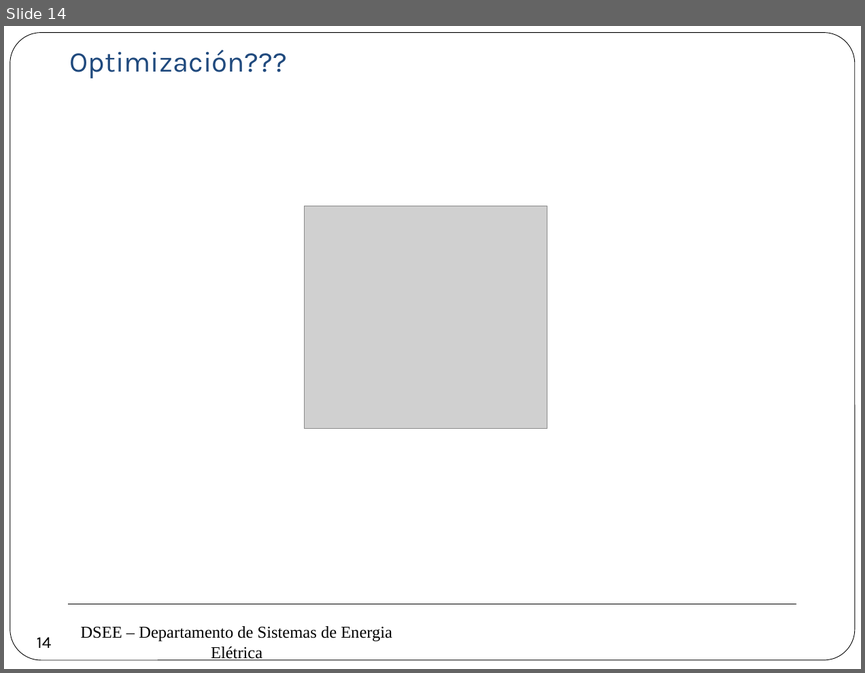
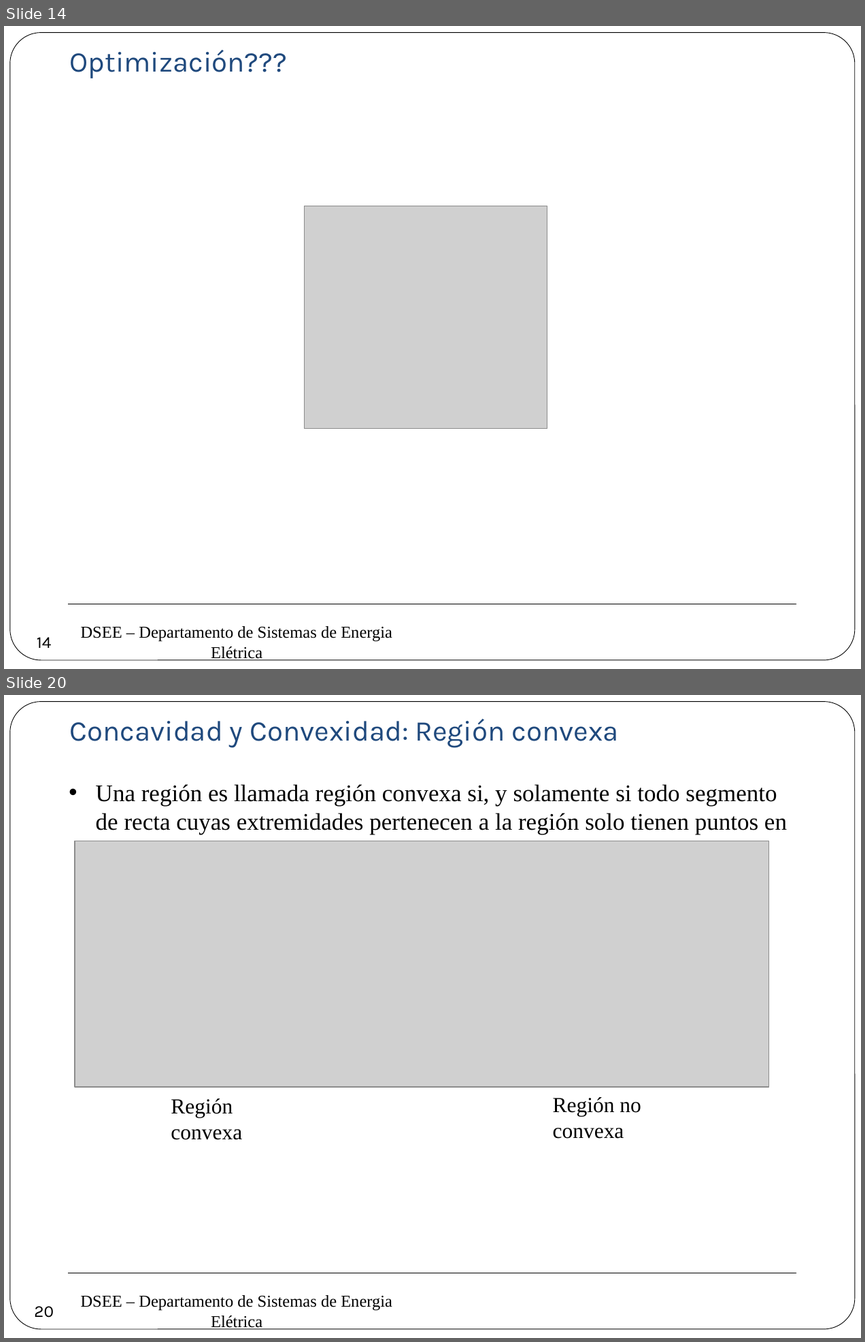
Before and after one commit to erikfilias/Power-Systems-Optimization-using-Julia-Language, a slide deck: 1. Lectures/Introducción a la Optimización aplicada a Sistemas de Energía Eléctrica/Dia 1/2. Modelamiento & Optimización.pptx. Shown one above the other, each under a label of ours: slide 14 before the commit, slides 14 and 20 after it; the slides between them are not shown. The pictures are 865x673 and 865x1342 pixels, drawn with LibreOffice and Linux fonts; fonts in the diff are those of the drawing; grey boxes stand for pictures; background and template pictures are left out. Boxes give left, top, right and bottom in pixels: in the first picture for what was removed or moved away, otherwise in the second. Text is boxed around its words. In the diff, an @@ line names an element or a change of style, - is before the commit and + after.

```diff
--- a/1. Lectures/Introducción a la Optimización aplicada a Sistemas de Energía Eléctrica/Dia 1/2. Modelamiento & Optimización.pptx
+++ b/1. Lectures/Introducción a la Optimización aplicada a Sistemas de Energía Eléctrica/Dia 1/2. Modelamiento & Optimización.pptx
@@ slide 20 added at box(4, 695, 861, 1338), background #FFFFFF; not listed: 3 template elements that a slide beside it also shows @@
@@ text added at box(70, 719, 618, 748), 24 pt, text #1F497D @@
+Concavidad y Convexidad: Región convexa
@@ text added at box(96, 784, 787, 841), 20 pt, text #000000 @@
+• Una región es llamada región convexa si, y solamente si todo segmento de recta cuyas extremidades pertenecen a la región solo tienen puntos en la misma región.
@@ picture added at box(75, 841, 769, 1087) @@
@@ text added at box(171, 1098, 242, 1140), 18 pt, text #000000 @@
+Región convexa
@@ text added at box(553, 1097, 640, 1138), 18 pt, text #000000 @@
+Región no convexa
@@ page number added at box(28, 1294, 60, 1327), 14 pt, text #000000 @@
+20
```
Also in this commit, not shown: 10 slides changed, 16 other slides added.
